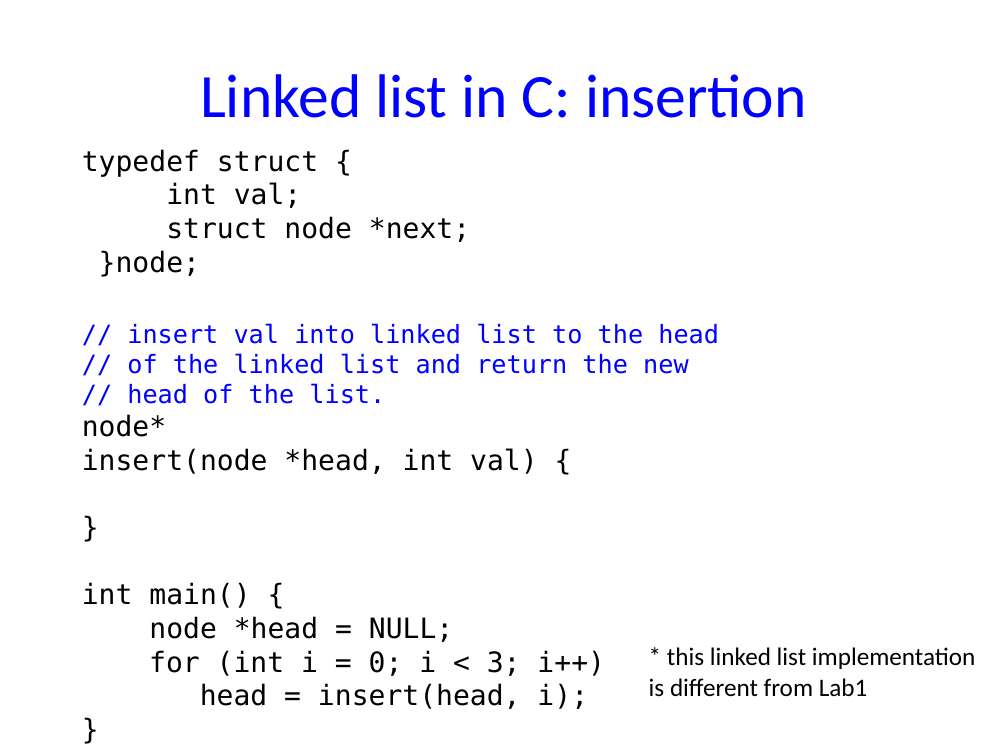
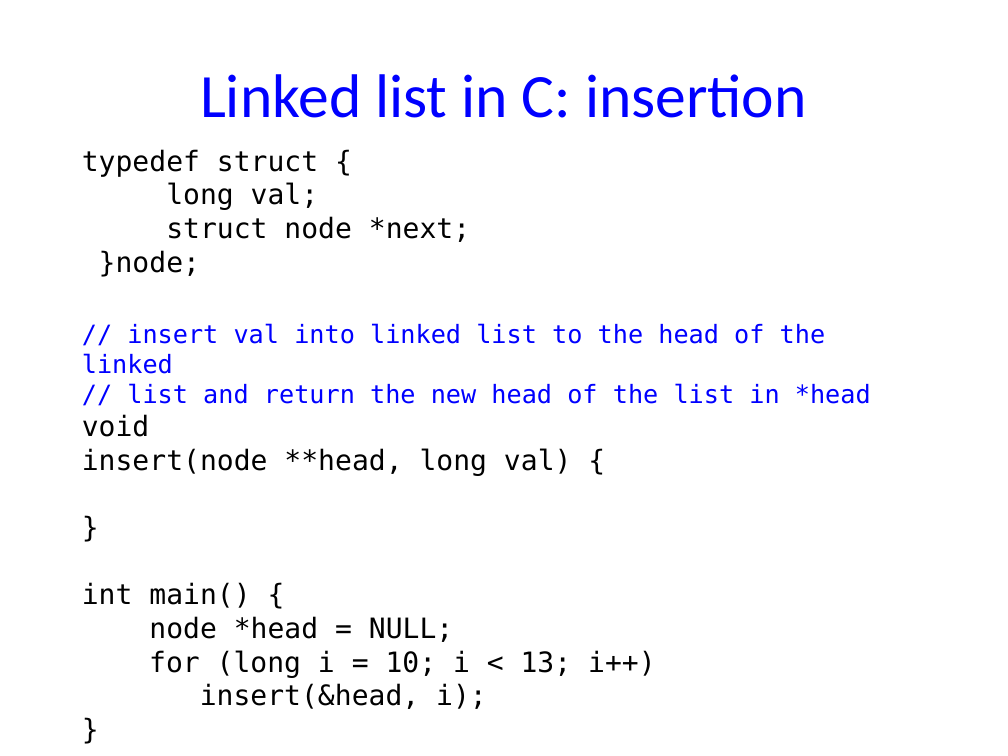
Before and after one commit to NYU-CSO/nyu-cso.github.io, a slide deck: slide 31 of notes/07-structs_malloc_2d.pptx (slide 21 before the commit). Drawn at 1008x756 pixels with LibreOffice and Linux fonts; fonts in the diff are those of the drawing. Boxes give left, top, right and bottom in pixels: in the first picture for what was removed or moved away, otherwise in the second. Text is boxed around its words. In the diff, an @@ line names an element or a change of style, - is before the commit and + after.

```diff
--- a/notes/07-structs_malloc_2d.pptx
+++ b/notes/07-structs_malloc_2d.pptx
@@ text at box(166, 182, 319, 210): text changed @@
-int val;
+long val;
@@ text at box(82, 323, 871, 476): text changed @@
-// insert val into linked list to the head
-// of the linked list and return the new
-// head of the list.
-node*
-insert(node *head, int val) {
+// insert val into linked list to the head of the linked
+// list and return the new head of the list in *head
+void
+insert(node **head, long val) {
@@ text at box(149, 650, 655, 709): text changed @@
-  for (int i = 0; i < 3; i++)
-  head = insert(head, i);
+  for (long i = 10; i < 13; i++)
+  insert(&head, i);
@@ text removed at box(649, 647, 976, 696) @@
-* this linked list implementation
-is different from Lab1
```
Also in this commit, not shown: 2 other slides changed, 19 slides added, 3 slides removed, 3 other files.
